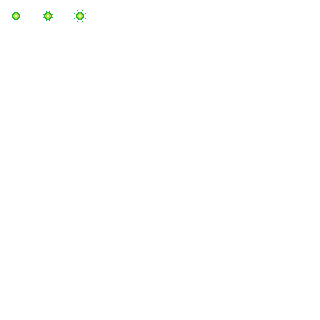
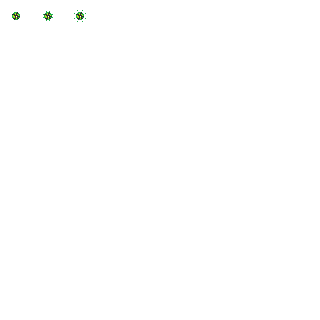
Before/after of a 320×320 layered artwork. What changed in the layer stack:
painted on "Layer 1" over box(12, 12, 84, 20)
